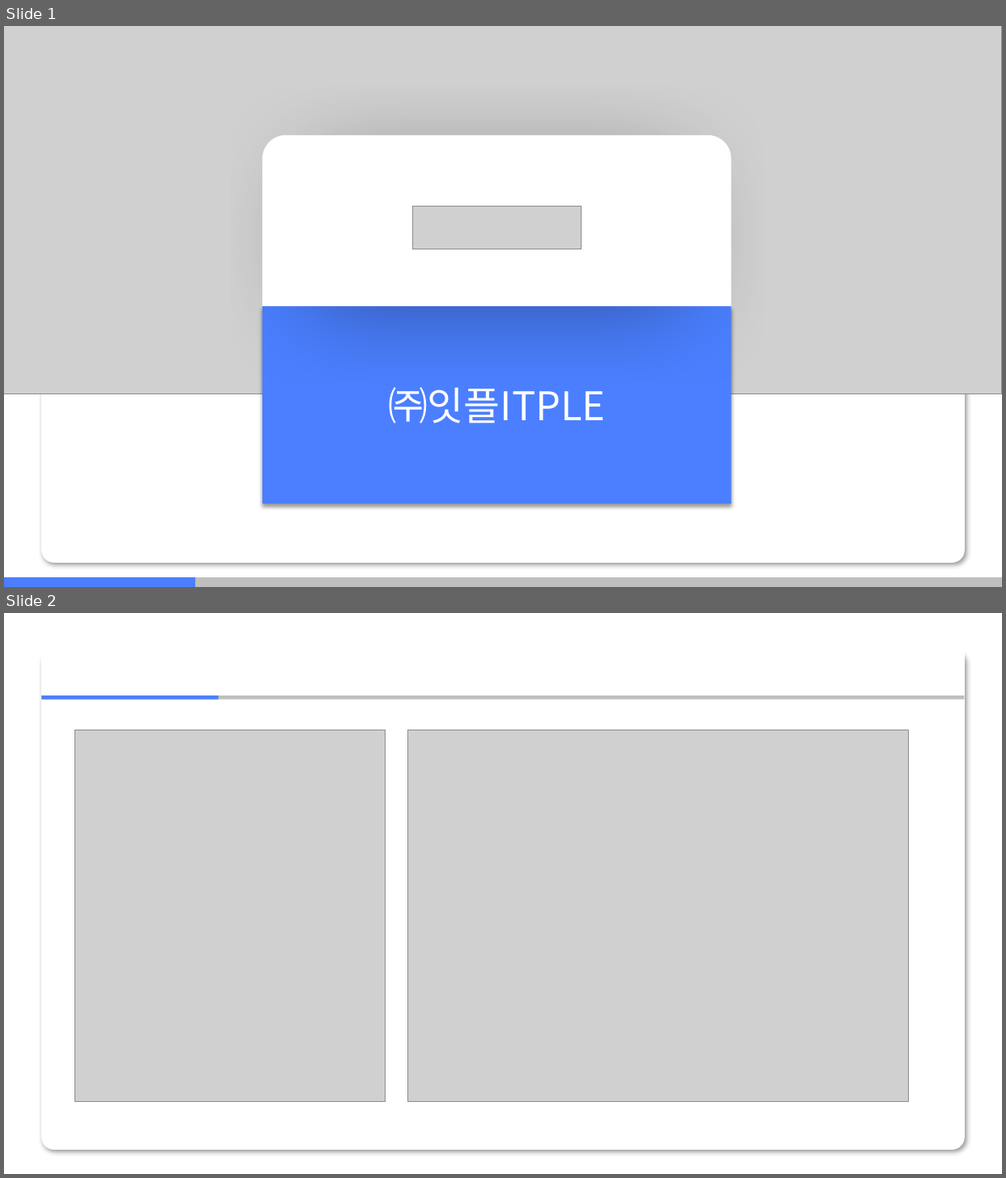
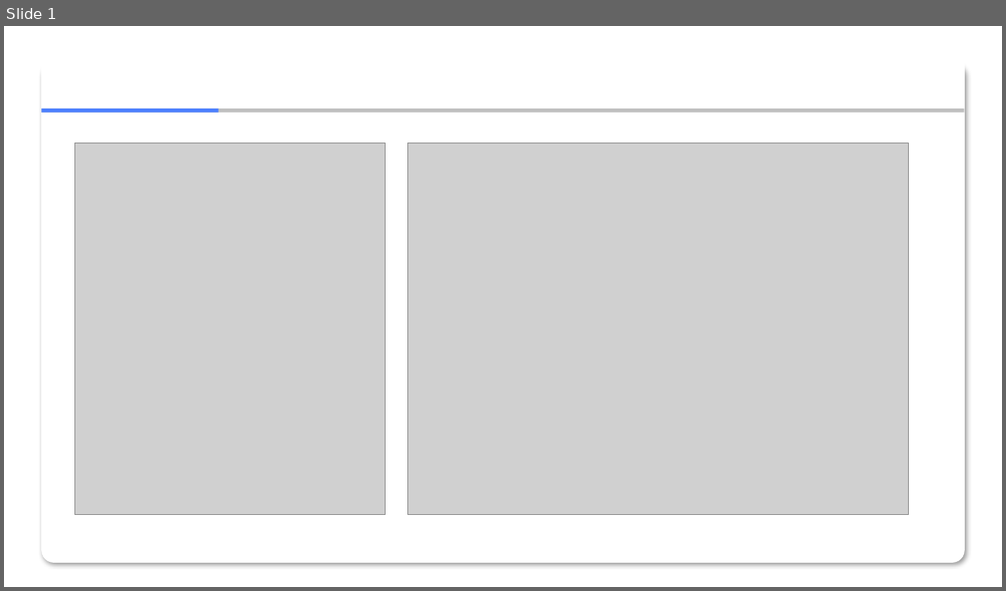
Before and after one commit to zerosum99/numpy_itple, a slide deck: 01장/[넘파이]01장.pptx. Shown one above the other, each under a label of ours: slides 1 and 2 before the commit, slide 1 after it. The pictures are 1006x1178 and 1006x591 pixels, drawn with LibreOffice and Linux fonts; fonts in the diff are those of the drawing; grey boxes stand for pictures; background and template pictures are left out. Boxes give left, top, right and bottom in pixels: in the first picture for what was removed or moved away, otherwise in the second. Text is boxed around its words. In the diff, an @@ line names an element or a change of style, - is before the commit and + after.

Commit message:
change 01 oot

```diff
--- a/01장/[넘파이]01장.pptx
+++ b/01장/[넘파이]01장.pptx
@@ slide 1 removed at (4,26,1002,587), background #FFFFFF; not listed: 1 template element that a slide beside it also shows @@
@@ picture removed at (4,26,1002,395) @@
@@ round same rect removed at (262,135,731,307) @@
@@ picture removed at (413,207,581,250) @@
@@ rectangle removed at (262,307,731,505) @@
-㈜잇플ITPLE
@@ rectangle removed at (4,578,1002,587) @@
@@ rectangle removed at (4,578,195,587) @@
@@ what was slide 2 is now slide 1 @@
```
